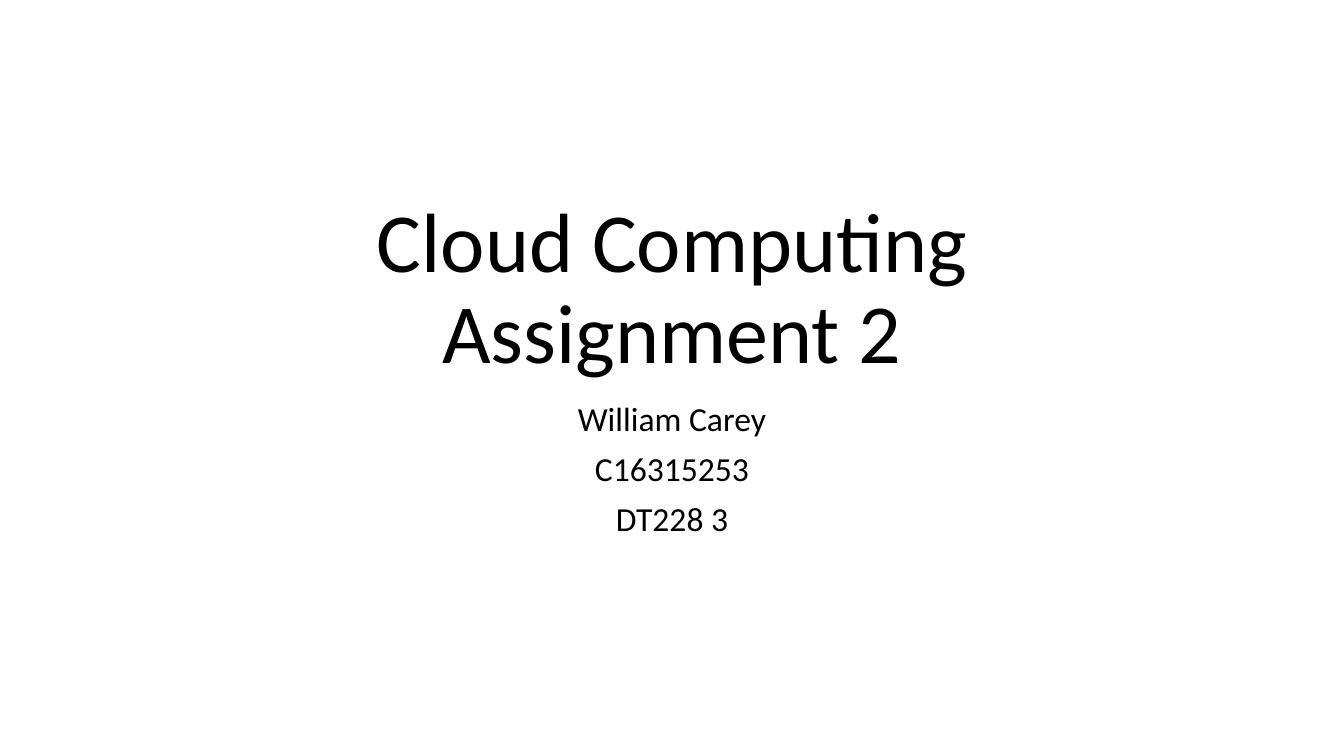
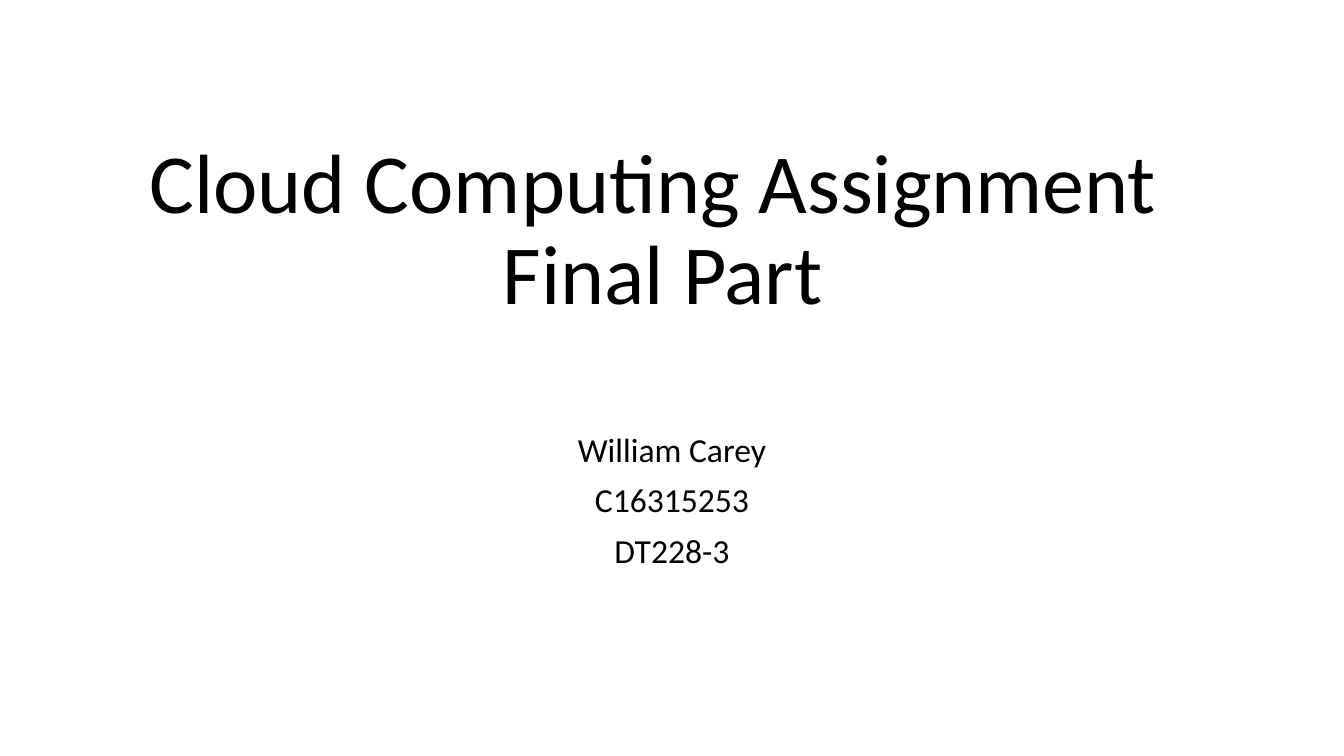
Before and after one commit to WilliamCareySemiColon/college_y3, a slide deck: slide 1 of Cloud_Computing/Labs/Assignment/part 2/Cloud-Computing-Assignment-2.pptx. Drawn at 1344x756 pixels with LibreOffice and Linux fonts; fonts in the diff are those of the drawing. Boxes give left, top, right and bottom in pixels: in the first picture for what was removed or moved away, otherwise in the second. Text is boxed around its words. In the diff, an @@ line names an element or a change of style, - is before the commit and + after.

Commit message:
nearly completed Cloud Computing

```diff
--- a/Cloud_Computing/Labs/Assignment/part 2/Cloud-Computing-Assignment-2.pptx
+++ b/Cloud_Computing/Labs/Assignment/part 2/Cloud-Computing-Assignment-2.pptx
@@ title at (149,154,1156,305): text changed @@
-Cloud Computing Assignment 2
+Cloud Computing Assignment
+Final Part
@@ subtitle "William Carey": place and size @@
-subtitle "William Carey" at (578,407,766,532)
+subtitle "William Carey" at (578,438,766,564)
@@ subtitle at (614,540,729,564): text changed @@
-DT228 3
+DT228-3
```
Also in this commit, not shown: 9 other slides changed, 1 slide removed, 1 other file.
